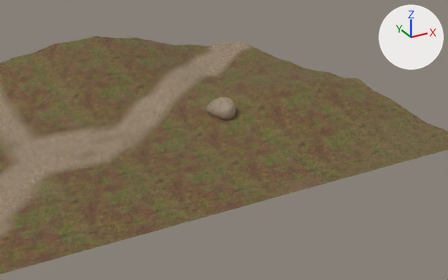
The Blender file textures/texture_vertex_blending.blend, before and after one commit.
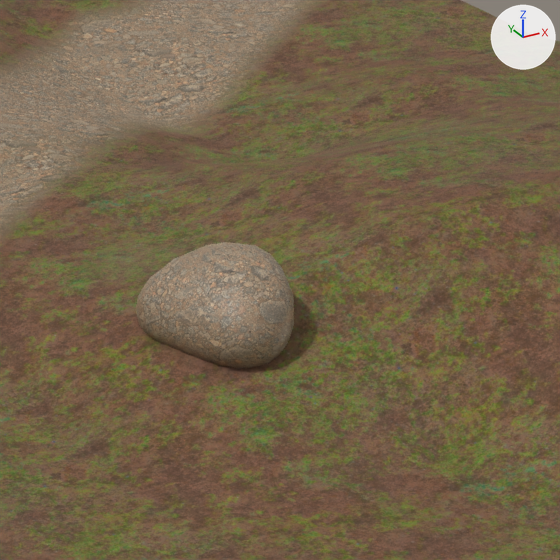
The first picture shows the older version from a 50 mm camera at (-56.9, -133.1, 51.5) aimed at (7.3, -16.2, -6.9). The close-ups show the older and then the newer version on the part from 41% to 63% of the width and 19% to 55% of the height of that picture. Only the edits that show in the close-ups are written down. Lighting does not change. The marker at upper right points along +X, +Y and +Z.

The first close-up shows 'Plane-col', 'Rock-col'.
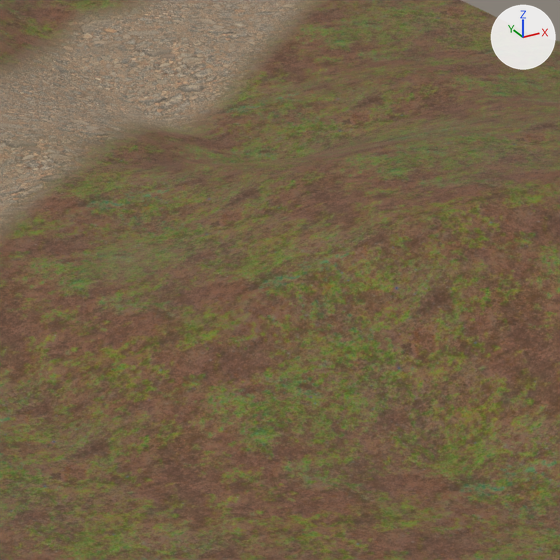
What differs and where, as boxes (x1, y1, x2, y2) in the close-ups (560 x 560 px):
'Rock-col', deleted (brown)
    before: (136, 242, 294, 368)

The change, as a diff of the scene's bpy script:
```diff
--- a/textures/texture_vertex_blending.blend.py
+++ b/textures/texture_vertex_blending.blend.py
@@ ob_rock_col @@
-ob_rock_col = bpy.data.objects.new('Rock-col', me_cube_001)
-ob_rock_col.location = (8.03, -13.36, -0.86)
-ob_rock_col.rotation_euler = (0.0, 0.0, -1.279)  # degrees (0, 0, -73)
-ob_rock_col.scale = (-4.13, 2.2, 1.85)
-_m = ob_rock_col.modifiers.new('Subdivision', 'SUBSURF')
```
